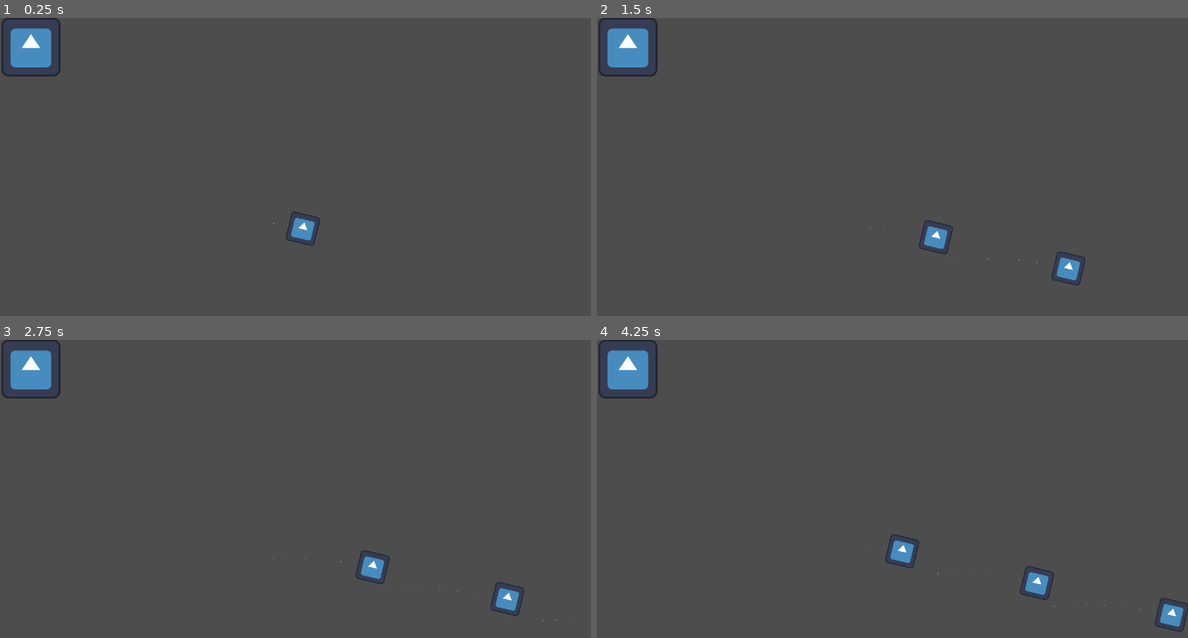
Above: before the commit, frames 1-4 (two rows, left to right).
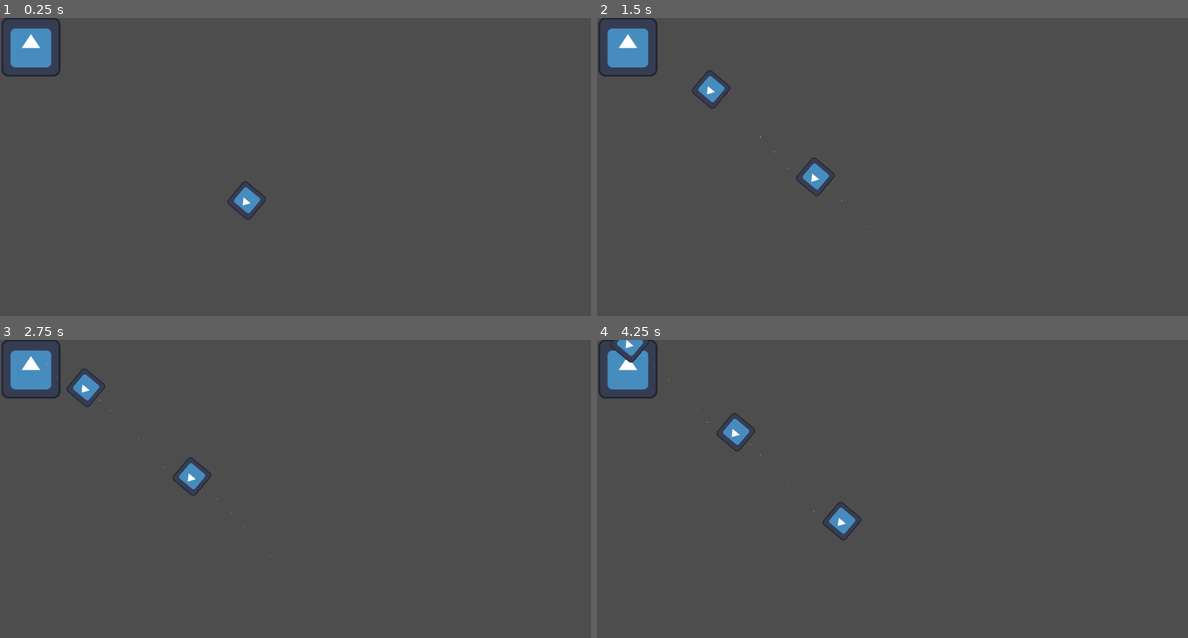
Above: after the commit, the same moments.

Repository: ozwi14/Wizard-Brawler
Game: Godot game, scene res://Levels/Andrew Test Level.tscn
Two runs of this game, one before a commit and one after it. Both use one fixed random seed, a clock stepped at 60 frames per second and the inputs below. The engine's default icon, where the game draws it, is replaced by a stand-in: a white triangle on a blue panel in a dark square.
Inputs:
- Up to frame 1 (0.25 s): no input
- Up to frame 2 (1.5 s): no input
- Up to frame 3 (2.75 s): no input
- Up to frame 4 (4.25 s): no input

The runs differ from the first frame. In frame 1, 0.6% of the frame differs, in the area x 38-55%, y 54-77%; in frame 2, 1.2%; in frame 3, 1.2%; in frame 4, 1.8%, in the area x 2-100%, y 0-99%.

Commit message:
Friday final spell update

Diff:
--- a/Levels/Andrew Test Level.tscn
+++ b/Levels/Andrew Test Level.tscn
@@ -6,8 +6,8 @@
 [node name="Andrew Test Level" type="Node2D" unique_id=92019870]
 
 [node name="Test Spell Spawner" parent="." unique_id=288123730 instance=ExtResource("1_s41d2")]
-position = Vector2(588, 441)
-rotation = 0.23212878
+position = Vector2(588.00006, 441.00003)
+rotation = -2.443461
 
 [node name="Icon" type="Sprite2D" parent="." unique_id=300803745]
 position = Vector2(67, 63)
